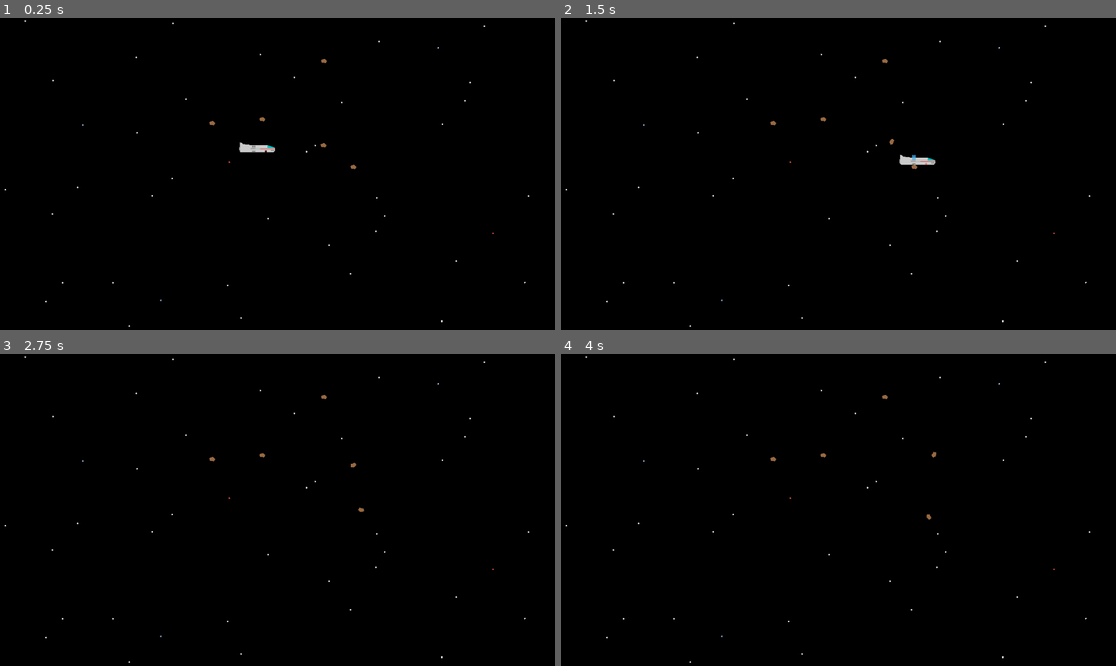
Above: before the commit, frames 1-4 (two rows, left to right).
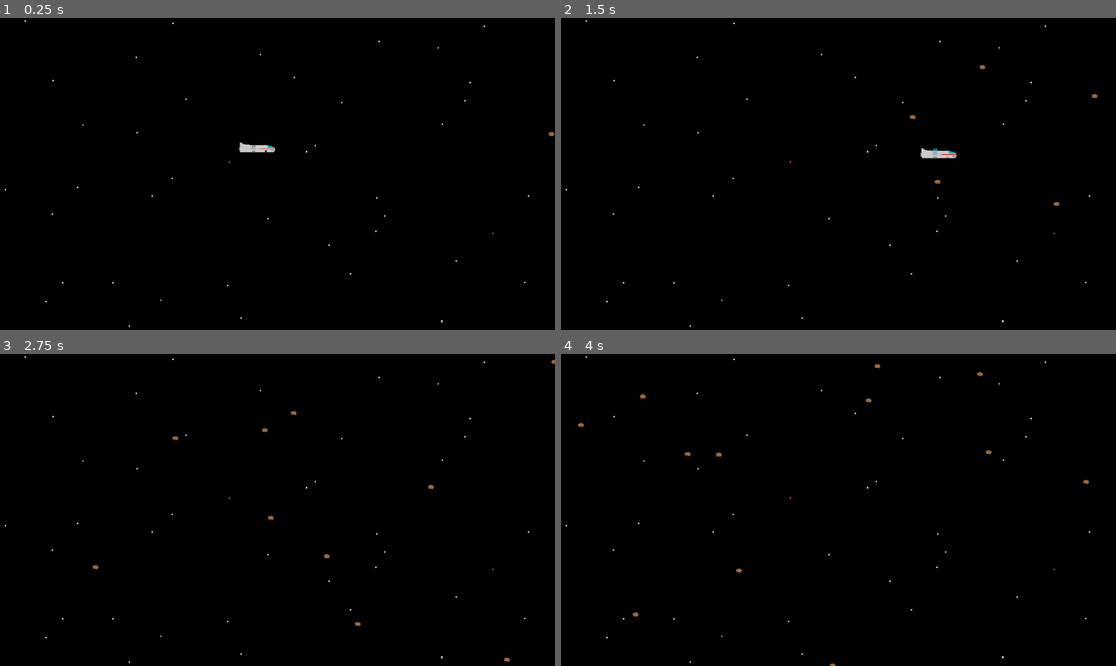
Above: after the commit, the same moments.

Repository: fractalate/space-hazard
Game: Godot game, scene res://main.tscn
The game is run twice, just before and just after one commit, with the same random seed, the same clock (stepped at 60 frames per second) and the same inputs.
Inputs:
- Up to frame 1 (0.25 s): no input
- Up to frame 2 (1.5 s): tap Enter at 0.5 s; hold Right (right) 0.53-1.28 s; hold Down (down) from 1.28 s (still down)
- Up to frame 3 (2.75 s): release Down (down) at 2.03 s; hold Right (right) from 2.03 s (still down)
- Up to frame 4 (4 s): release Right (right) at 2.78 s; hold Up (up) 2.78-3.53 s; hold Left (left) from 3.53 s (still down)

The runs differ from the first frame. In frame 1, less than 0.1% of the frame differs, in the area x 37-100%, y 13-49%; in frame 2, 0.5%, in the area x 37-97%, y 13-61%; in frame 3, 0.2%; in frame 4, 0.2%.

Commit message:
More Obstacles in Demo Level

Diff:
--- /dev/null
+++ b/levels/demo/level_demo.gd
@@ -0,0 +1,23 @@
+extends Node2D
+
+var Rock = load('res://hazards/rock.tscn')
+var rock_spawn_rate_min = 3
+var rock_spawn_rate_max = 5
+var time_before_rock_spawn = rand_time_before_rock_spawn()
+
+func rand_time_before_rock_spawn():
+	return randf_range(1.0 / rock_spawn_rate_max, 1.0 / rock_spawn_rate_min)
+
+func spawn_rock():
+	var vp = get_viewport_rect()
+	var rock = Rock.instantiate()
+	# TODO: Spawn on top, bottom, left, or right edges instead of just right.
+	rock.linear_velocity = Vector2(-randi_range(300, 600), 0).rotated(randf_range(deg_to_rad(-10), deg_to_rad(10)))
+	rock.position = Vector2(vp.size.x - 1, randi_range(0, vp.size.y - 1))
+	add_child(rock)
+
+func _process(delta):
+	time_before_rock_spawn -= delta
+	while time_before_rock_spawn <= 0.0:
+		spawn_rock()
+		time_before_rock_spawn += rand_time_before_rock_spawn()
--- a/levels/demo/level_demo.tscn
+++ b/levels/demo/level_demo.tscn
@@ -2,9 +2,10 @@
 
 [ext_resource type="PackedScene" uid="uid://4uwevmfeg3t2" path="res://ship/player_ship.tscn" id="1_7y8bw"]
 [ext_resource type="Texture2D" uid="uid://dcee65nybcohb" path="res://levels/demo/backdrop.png" id="1_oyr0p"]
-[ext_resource type="PackedScene" uid="uid://dryjjptiwl2h4" path="res://hazards/rock.tscn" id="2_ku614"]
+[ext_resource type="Script" path="res://levels/demo/level_demo.gd" id="1_vdgbq"]
 
 [node name="LevelDemo" type="Node2D"]
+script = ExtResource("1_vdgbq")
 
 [node name="TextureRect" type="TextureRect" parent="."]
 offset_right = 1152.0
@@ -14,18 +15,3 @@
 
 [node name="PlayerShip" parent="." instance=ExtResource("1_7y8bw")]
 position = Vector2(559, 268)
-
-[node name="Rock" parent="." instance=ExtResource("2_ku614")]
-position = Vector2(545, 210)
-
-[node name="Rock2" parent="." instance=ExtResource("2_ku614")]
-position = Vector2(672, 264)
-
-[node name="Rock3" parent="." instance=ExtResource("2_ku614")]
-position = Vector2(441, 218)
-
-[node name="Rock4" parent="." instance=ExtResource("2_ku614")]
-position = Vector2(673, 89)
-
-[node name="Rock5" parent="." instance=ExtResource("2_ku614")]
-position = Vector2(734, 309)
